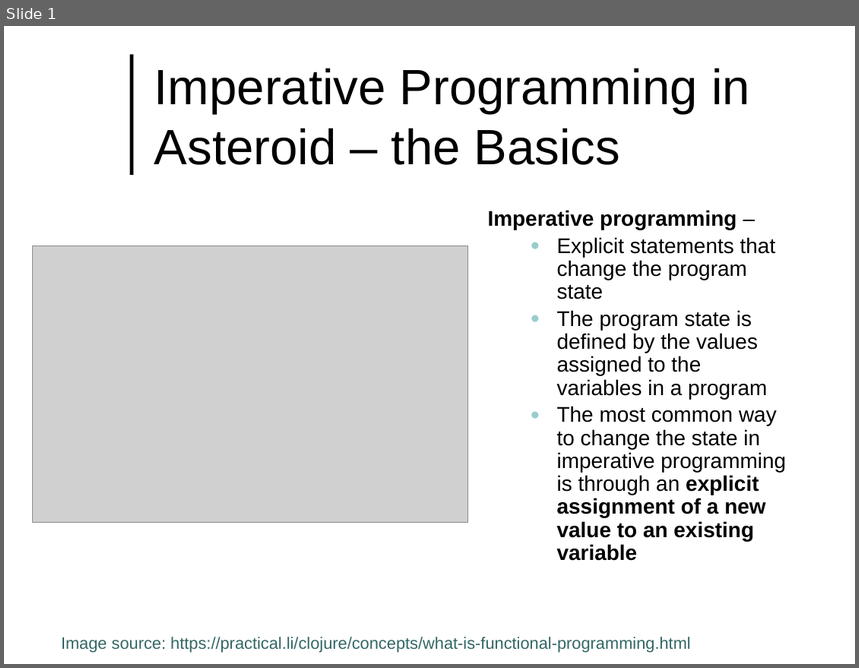
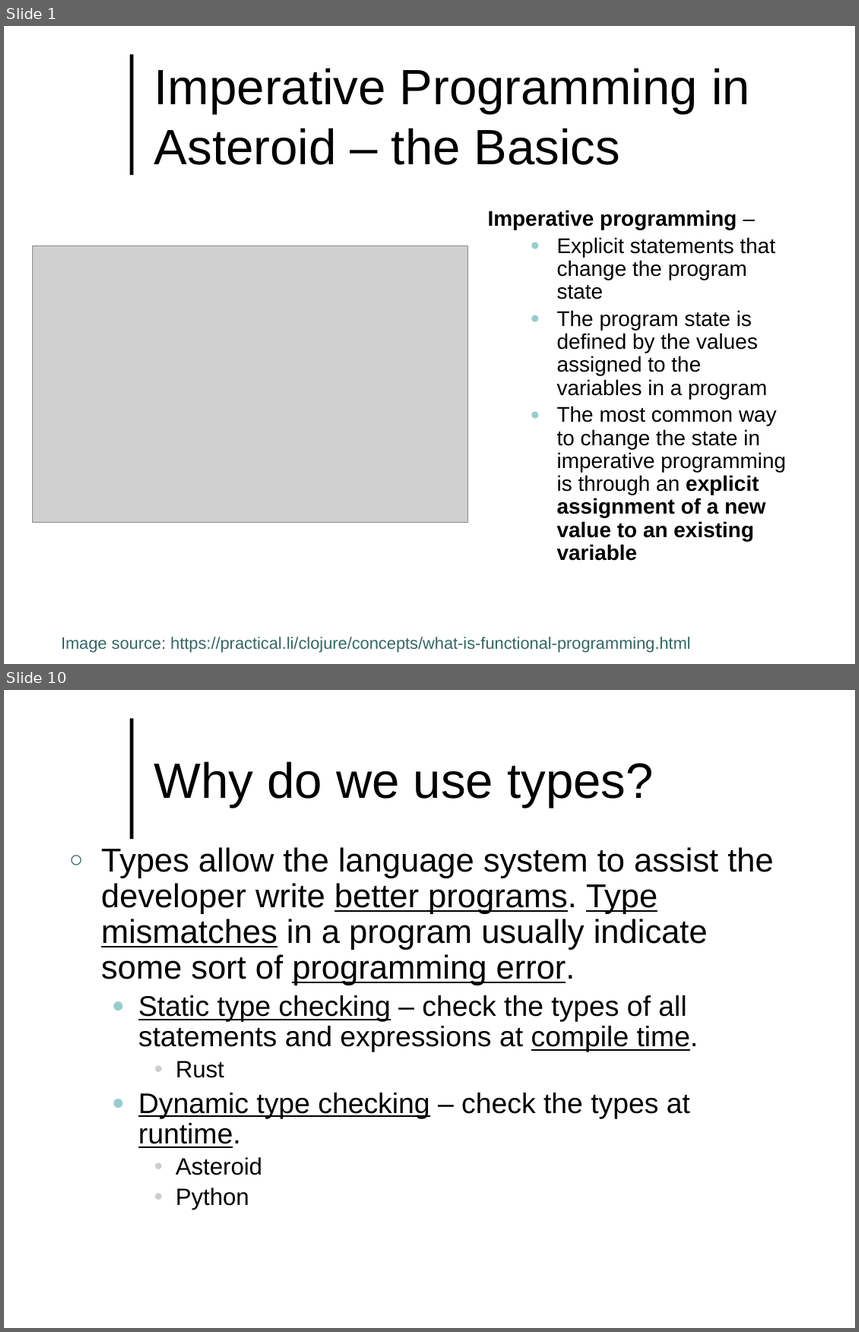
Before and after one commit to lutzhamel/CSC493, a slide deck: notes/csc493-ln002.pptx. Shown one above the other, each under a label of ours: slide 1 before the commit, slides 1 and 10 after it; the slides between them are not shown. The pictures are 859x668 and 859x1332 pixels, drawn with LibreOffice and Linux fonts; fonts in the diff are those of the drawing; grey boxes stand for pictures; background and template pictures are left out. Boxes give left, top, right and bottom in pixels: in the first picture for what was removed or moved away, otherwise in the second. Text is boxed around its words. In the diff, an @@ line names an element or a change of style, - is before the commit and + after.

```diff
--- a/notes/csc493-ln002.pptx
+++ b/notes/csc493-ln002.pptx
@@ slide 10 added at (4, 690, 855, 1328), background #FFFFFF; not listed: 1 template element that a slide beside it also shows @@
@@ title added at (154, 761, 653, 808), 42 pt, text #000000 @@
+Why do we use types?
@@ text added at (101, 847, 774, 1210), 28 pt, text #000000 @@
+○ Types allow the language system to assist the developer write better programs. Type mismatches in a program usually indicate some sort of programming error.
+  ● Static type checking – check the types of all statements and expressions at compile time.
+    • Rust
+  ● Dynamic type checking – check the types at runtime.
+    • Asteroid
+    • Python
```
Also in this commit, not shown: 4 slides changed, 17 other slides added, 1 slide removed, 15 other files.
